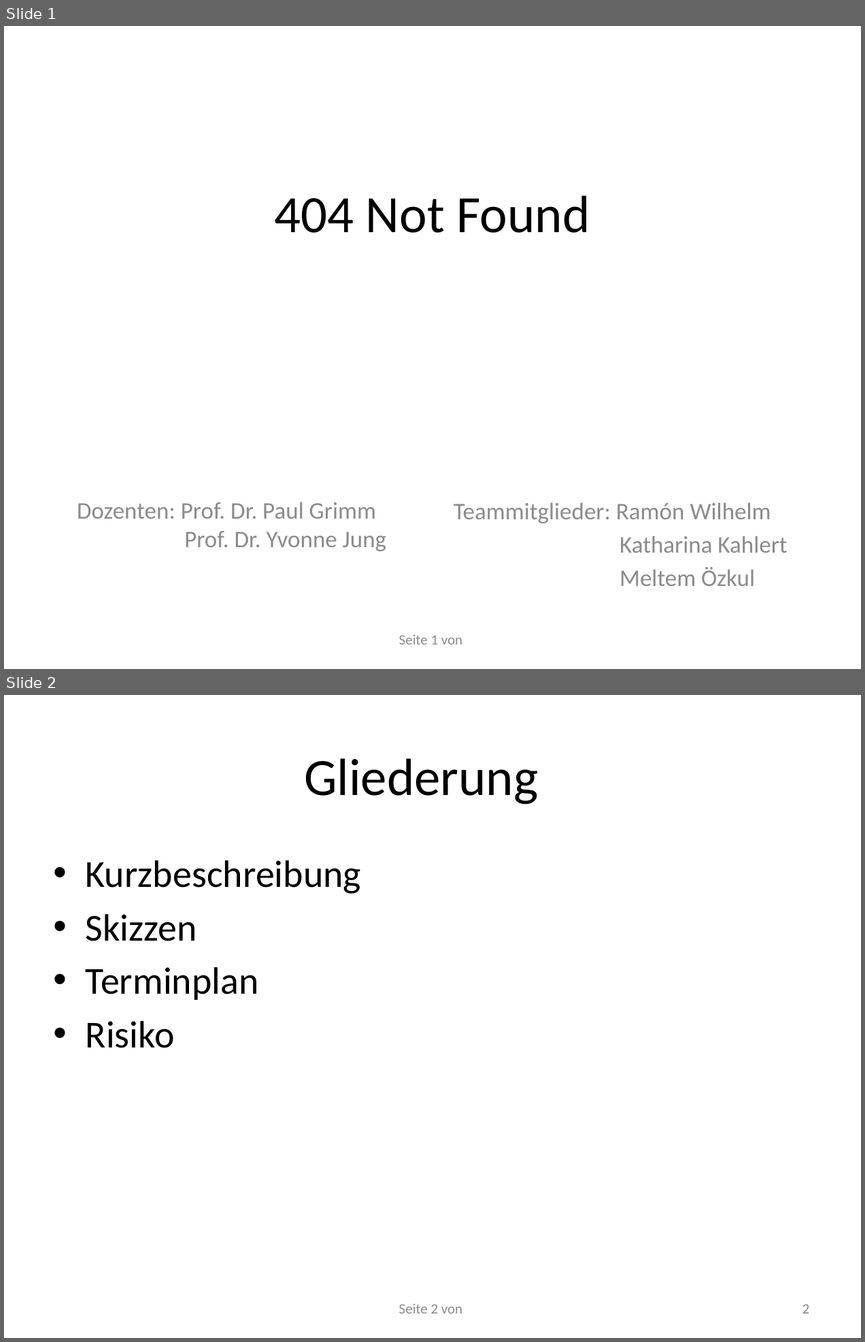
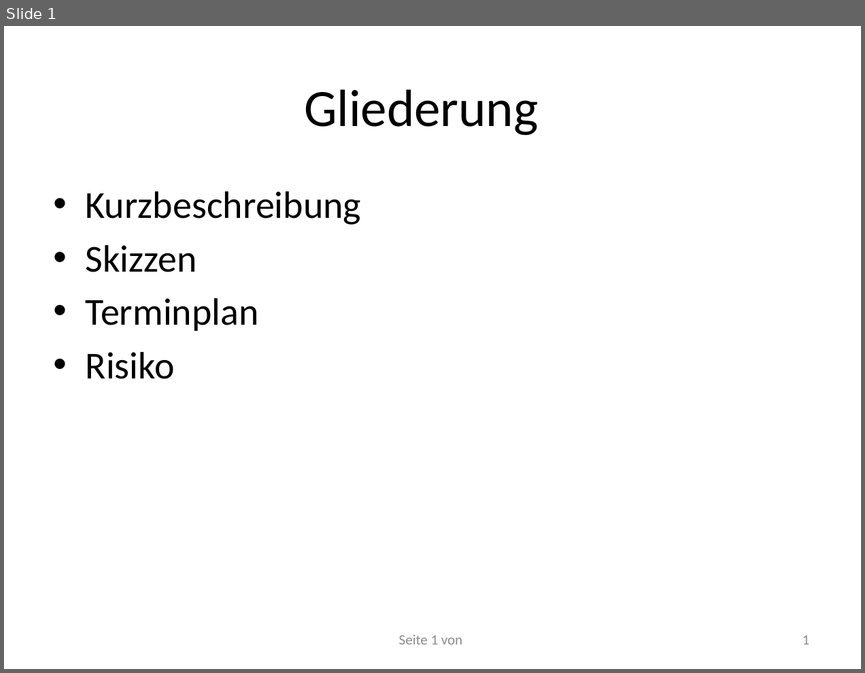
Before and after one commit to RamoramaInteractive/GDV-Projekt, a slide deck: Planungspraesentation-Mitte Juni/Planungspräsentation VálaKathi. 1.pptx. Shown one above the other, each under a label of ours: slides 1 and 2 before the commit, slide 1 after it. The pictures are 865x1342 and 865x673 pixels, drawn with LibreOffice and Linux fonts; fonts in the diff are those of the drawing. Boxes give left, top, right and bottom in pixels: in the first picture for what was removed or moved away, otherwise in the second. Text is boxed around its words. In the diff, an @@ line names an element or a change of style, - is before the commit and + after.

```diff
--- a/Planungspraesentation-Mitte Juni/Planungspräsentation VálaKathi. 1.pptx
+++ b/Planungspraesentation-Mitte Juni/Planungspräsentation VálaKathi. 1.pptx
@@ slide 1 removed at (x1=4, y1=26, x2=861, y2=669), background #FFFFFF @@
@@ title removed at (x1=275, y1=195, x2=589, y2=233) @@
-404 Not Found
@@ text removed at (x1=77, y1=502, x2=386, y2=551) @@
-Dozenten: Prof. Dr. Paul Grimm
-Prof. Dr. Yvonne Jung
@@ subtitle removed at (x1=453, y1=503, x2=787, y2=586) @@
-Teammitglieder: Ramón Wilhelm
-Katharina Kahlert
-Meltem Özkul
@@ page number removed at (x1=399, y1=635, x2=462, y2=644) @@
-Seite 1 von
@@ what was slide 2 is now slide 1 @@
@@ page number at (x1=399, y1=635, x2=462, y2=644): text changed @@
-Seite 2 von
+Seite 1 von
@@ page number at (x1=802, y1=635, x2=810, y2=644): text changed @@
-2
+1
```
Also in this commit, not shown: 1 slide changed, 4 other slides removed.
